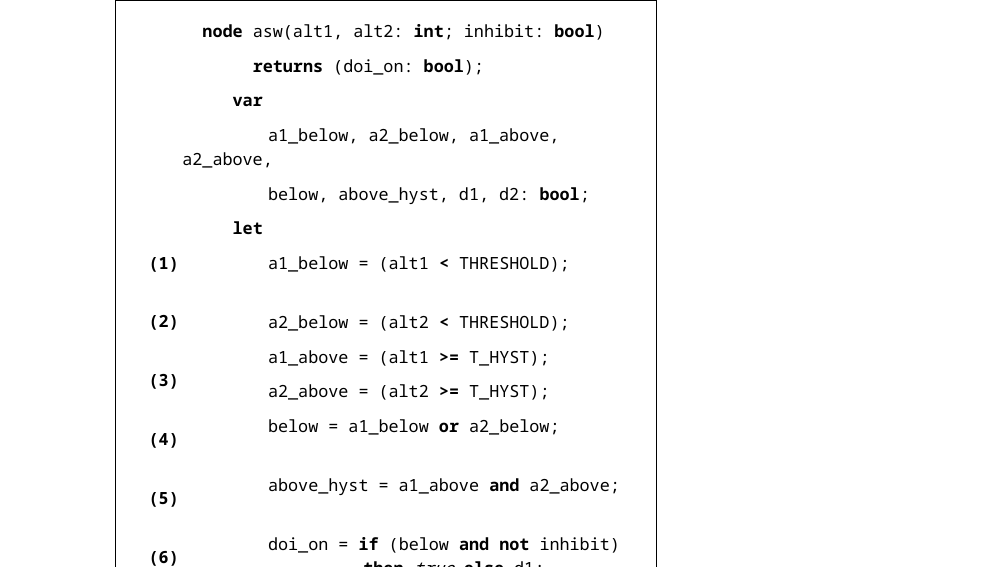
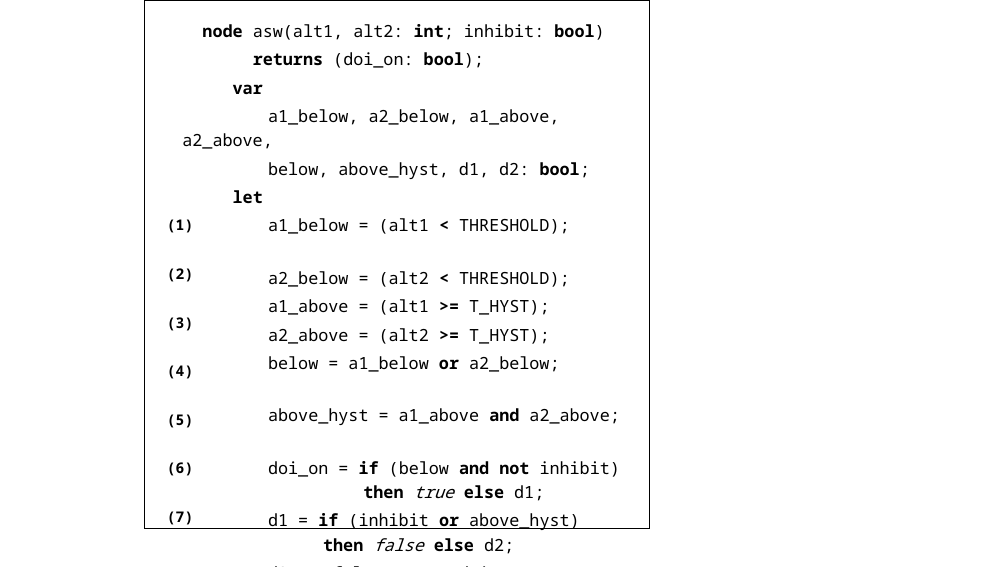
Before and after one commit to elaghs/Working, a slide deck: slide 3 of completeness/completeness_TEX/figs/figs.pptx. Drawn at 1008x567 pixels with LibreOffice and Linux fonts; fonts in the diff are those of the drawing. Boxes give left, top, right and bottom in pixels: in the first picture for what was removed or moved away, otherwise in the second. Text is boxed around its words. In the diff, an @@ line names an element or a change of style, - is before the commit and + after.

```diff
--- a/completeness/completeness_TEX/figs/figs.pptx
+++ b/completeness/completeness_TEX/figs/figs.pptx
@@ rectangle: place and size @@
-rectangle at (116,0,656,567)
+rectangle at (144,0,650,529)
@@ text "node asw(alt1, alt2: int; inhibit: ..." at (182,24,620,530): less space between paragraphs @@
@@ text "(1)": place and size @@
-text "(1)" at (149,257,179,566)
+text "(1)" at (167,219,193,525)
@@ text "(1)" at (167,219,193,525): size 16 to 14 pt; less space between paragraphs @@
```
Also in this commit, not shown: 3 slides added, 11 other files.
